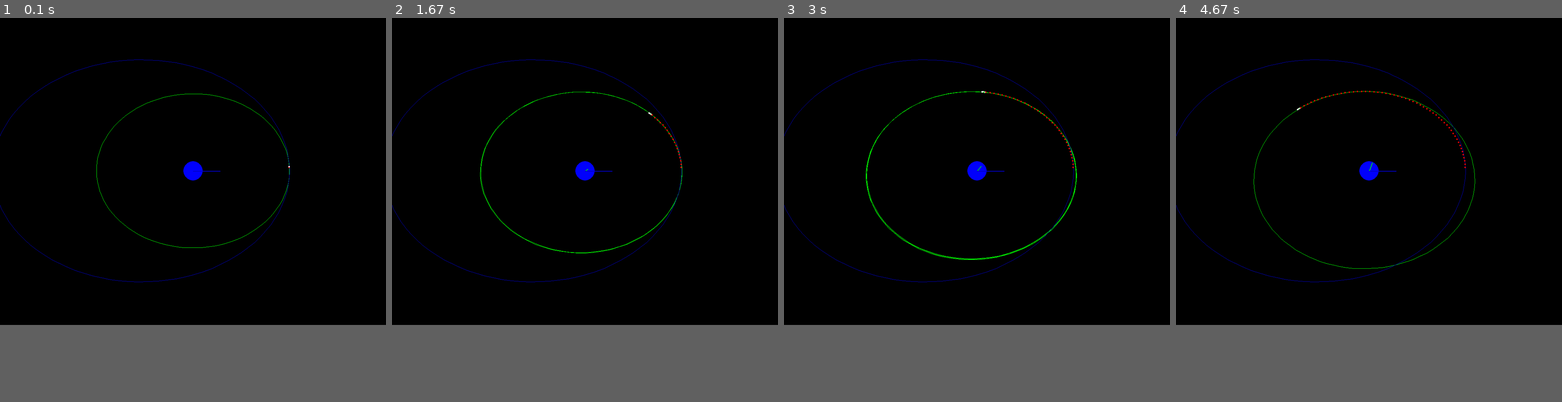
Above: before the commit, frames 1-4 (left to right).
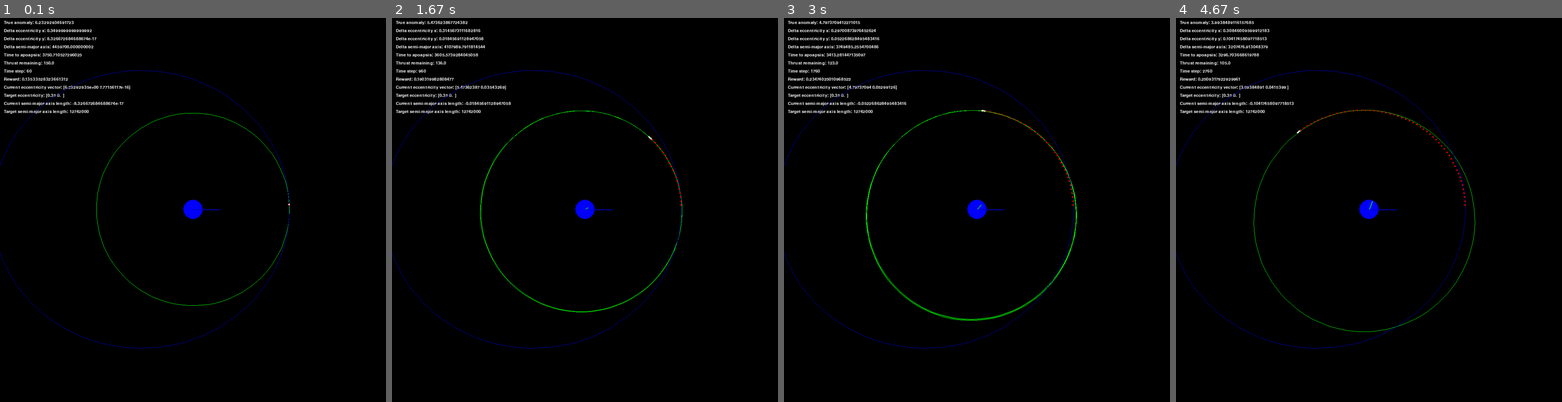
Above: after the commit, the same moments.

Repository: degtrdg/hohmann-transfer-rl
Game: pygame game, started from game.py
Two runs of this game, one before a commit and one after it. Both use one fixed random seed, a clock stepped at 60 frames per second and the inputs below.
Inputs:
- Up to frame 1 (0.1 s): no input
- Up to frame 2 (1.67 s): tap Space at 0.33, 0.73, 1.03, 1.23, 1.57 s
- Up to frame 3 (3 s): tap Space at 1.87, 2.07, 2.37, 2.63, 2.97 s
- Up to frame 4 (4.67 s): tap Space at 3.27, 3.4, 3.8, 4.1, 4.47 s
In our replay, the window is 900x720 before the commit and 900x900 after it. These sizes can differ from the game's own. Grey fills any space a smaller window leaves; there, only what the larger window draws over its background counts as a difference.

The runs differ from the first frame. In frame 1, 3.1% of the frame differs, in the area x 0-76%, y 0-87%; in frame 2, 3.4%; in frame 3, 3.8%; in frame 4, 3.4%.

Commit message:
Added textual information and fixed bug of circle

Diff:
--- a/game.py
+++ b/game.py
@@ -17,7 +17,7 @@
 
 # Game dimensions
 # WIDTH, HEIGHT = int(SCREEN_WIDTH * SCALE_FACTOR), int(SCREEN_HEIGHT * SCALE_FACTOR)
-WIDTH, HEIGHT = int(1000), int(800)
+WIDTH, HEIGHT = int(1000), int(1000)
 
 # Constants for the game
 FPS = 60  # Frames per second
@@ -31,6 +31,11 @@
 # Initialize Pygame
 pygame.init()
 win = pygame.display.set_mode((WIDTH, HEIGHT))
+
+# Create font object
+font_size = 16
+font_color = (255, 255, 255)  # White
+font = pygame.font.Font(None, font_size)  # Default font
 
 # Center point for drawing
 CENTER_POINT = np.array([WIDTH, HEIGHT]) / 2
@@ -65,6 +70,22 @@
     target_orbit = (target_orbit / env.a0).T * (CENTER_POINT * (1 - 2 * PADDING)) + CENTER_POINT
     target_eccentricity_vector = env.target[0] * ECCENTRICITY_SCALE
 
+    # Draw text for state variables and environment attributes
+    texts = [
+        f'True anomaly: {env.state[0]}',
+        f'Delta eccentricity x: {env.state[1]}',
+        f'Delta eccentricity y: {env.state[2]}',
+        f'Delta semi-major axis: {env.state[3]}',
+        f'Time to apoapsis: {env.state[4]}',
+        f'Thrust remaining: {env.state[5]}',
+        f'Time step: {env.t0}',
+        f'Reward: {reward}',
+        f'Current eccentricity vector: {env.orbit_state[:2]}',
+        f'Target eccentricity: {env.target[0]}',
+        f'Current semi-major axis length: {env.orbit_state[2]}',
+        f'Target semi-major axis length: {env.target[1]}'
+    ]
+
     # Store the previous states
     if iteration % STEP == 0 and iteration != 0:
         prev_states.append(rocket_position.copy())
@@ -72,6 +93,9 @@
             prev_states.pop(0)  # Remove the oldest point
         # Clear the screen
         win.fill((0, 0, 0))
+        for i, text in enumerate(texts):
+            text_surface = font.render(text, True, font_color)
+            win.blit(text_surface, (10, 10 + i * (font_size + 5)))  # Padding of 5 between lines
 
     # Draw Earth at the center
     pygame.draw.circle(win, BLUE, CENTER_POINT.astype(int), EARTH_RADIUS)
@@ -87,6 +111,8 @@
                      (CENTER_POINT + predicted_eccentricity_vector).astype(int), 2)
     pygame.draw.line(win, TARGET_ORBIT_COLOR, CENTER_POINT.astype(int),
                      (CENTER_POINT + target_eccentricity_vector).astype(int), 2)
+
+
 
     # Draw the rocket's path
     for point in prev_states:
